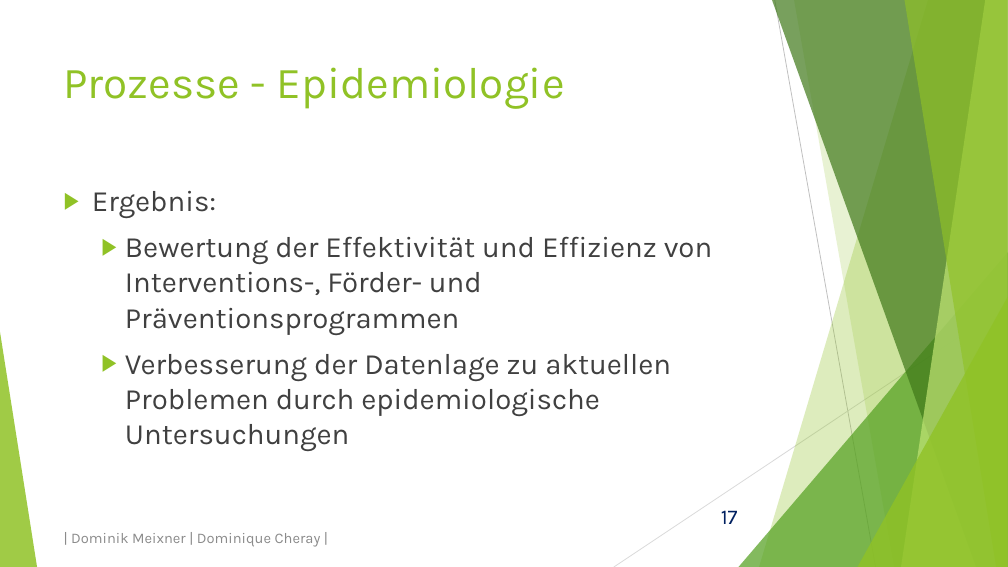
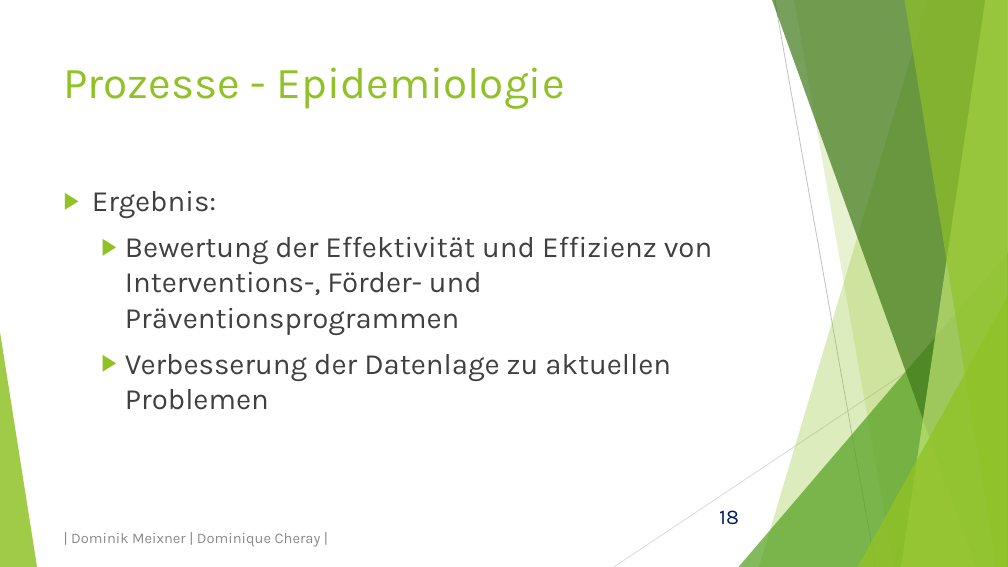
Before and after one commit to domeix/BlaBla, a slide deck: slide 18 of GesundheitsamtPraes.pptx (slide 17 before the commit). Drawn at 1008x567 pixels with LibreOffice and Linux fonts; fonts in the diff are those of the drawing. Boxes give left, top, right and bottom in pixels: in the first picture for what was removed or moved away, otherwise in the second. Text is boxed around its words. In the diff, an @@ line names an element or a change of style, - is before the commit and + after.

```diff
--- a/GesundheitsamtPraes.pptx
+++ b/GesundheitsamtPraes.pptx
@@ text at (125, 354, 671, 410): text changed @@
-  ▶ Verbesserung der Datenlage zu aktuellen Problemen durch epidemiologische Untersuchungen
+  ▶ Verbesserung der Datenlage zu aktuellen Problemen
@@ page number at (719, 510, 739, 525): text changed @@
-17
+18
```
Also in this commit, not shown: 8 other slides changed, 2 slides added.
